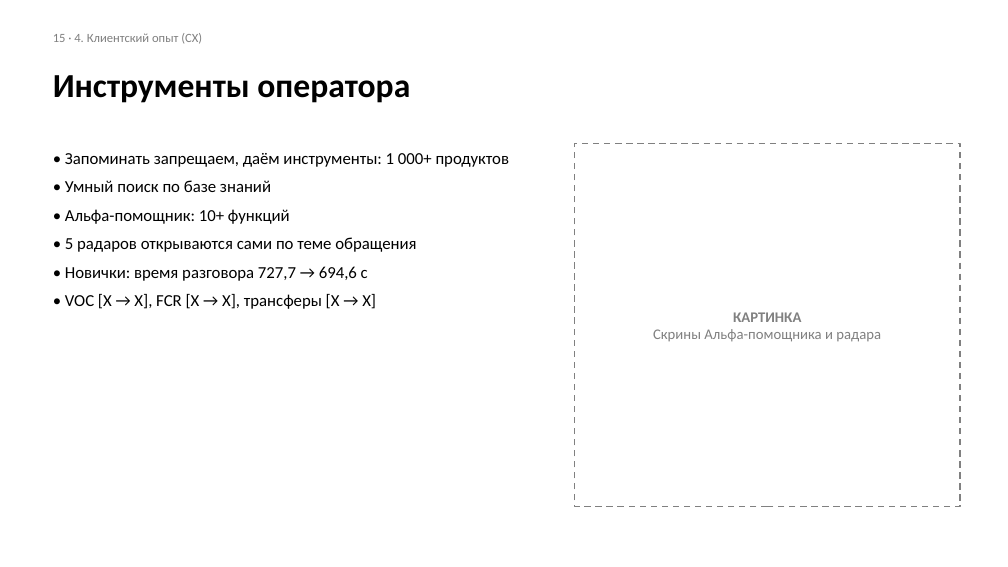
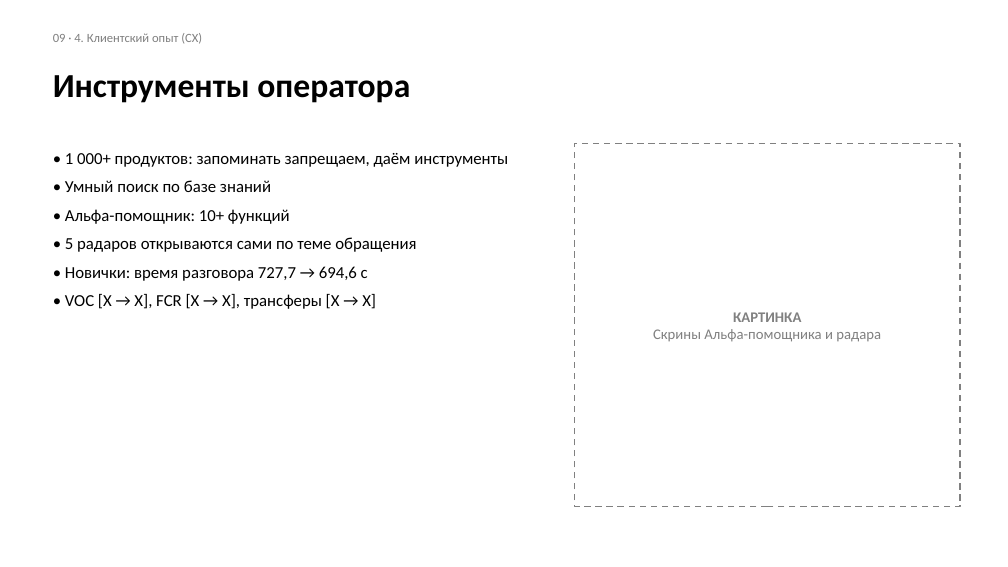
Before and after one commit to sdsds113/aboba, a slide deck: slide 9 of Шаблон_презентации_ХГ_2026.pptx (slide 15 before the commit). Drawn at 1008x567 pixels with LibreOffice and Linux fonts; fonts in the diff are those of the drawing. Boxes give left, top, right and bottom in pixels: in the first picture for what was removed or moved away, otherwise in the second. Text is boxed around its words. In the diff, an @@ line names an element or a change of style, - is before the commit and + after.

```diff
--- a/Шаблон_презентации_ХГ_2026.pptx
+++ b/Шаблон_презентации_ХГ_2026.pptx
@@ text at <box>53,33,202,44</box>: text changed @@
-15 · 4. Клиентский опыт (CX)
+09 · 4. Клиентский опыт (CX)
@@ text at <box>65,153,508,167</box>: text changed @@
-• Запоминать запрещаем, даём инструменты: 1 000+ продуктов
+• 1 000+ продуктов: запоминать запрещаем, даём инструменты
```
Also in this commit, not shown: 11 other slides changed, 14 slides removed.
